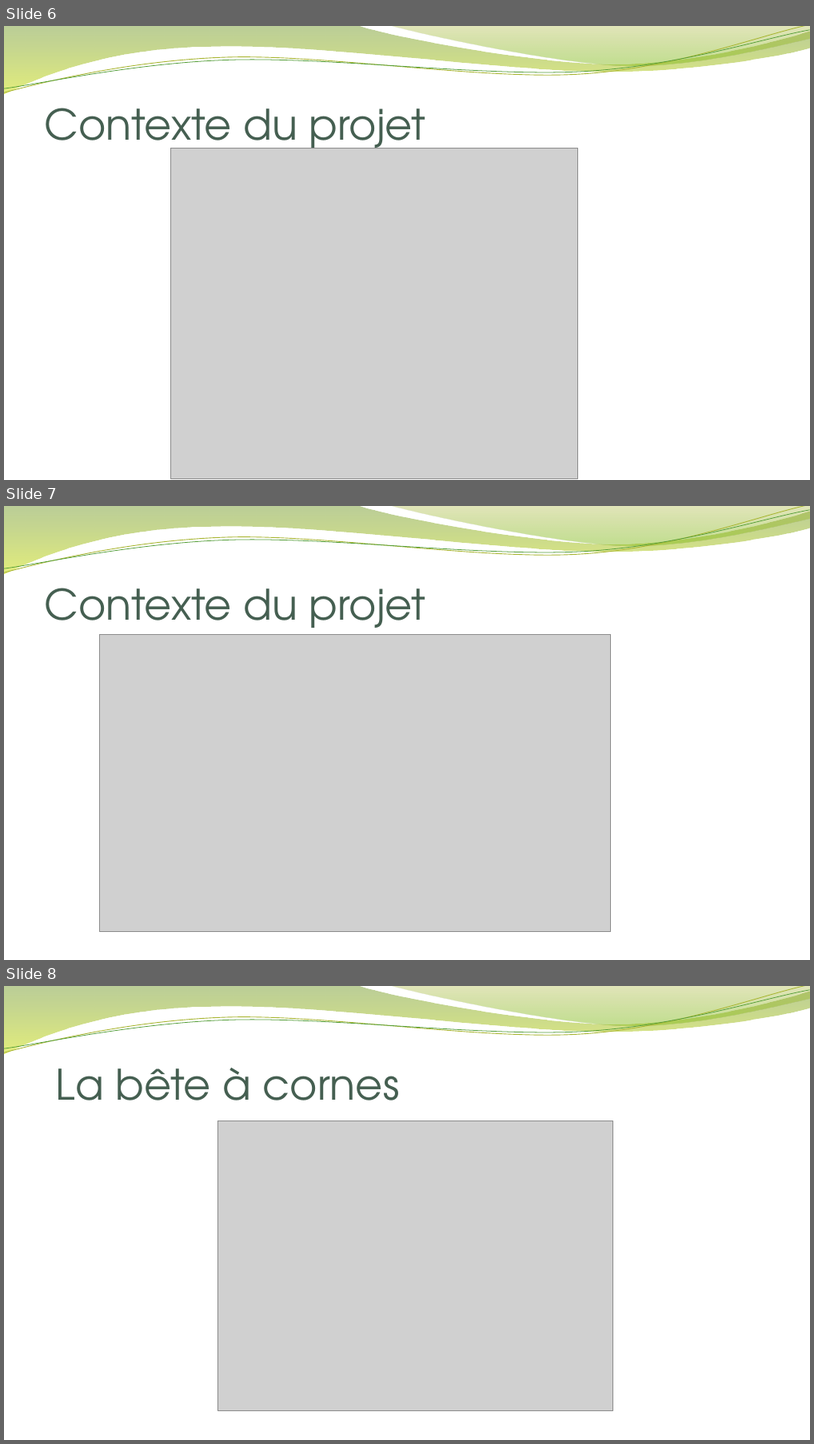
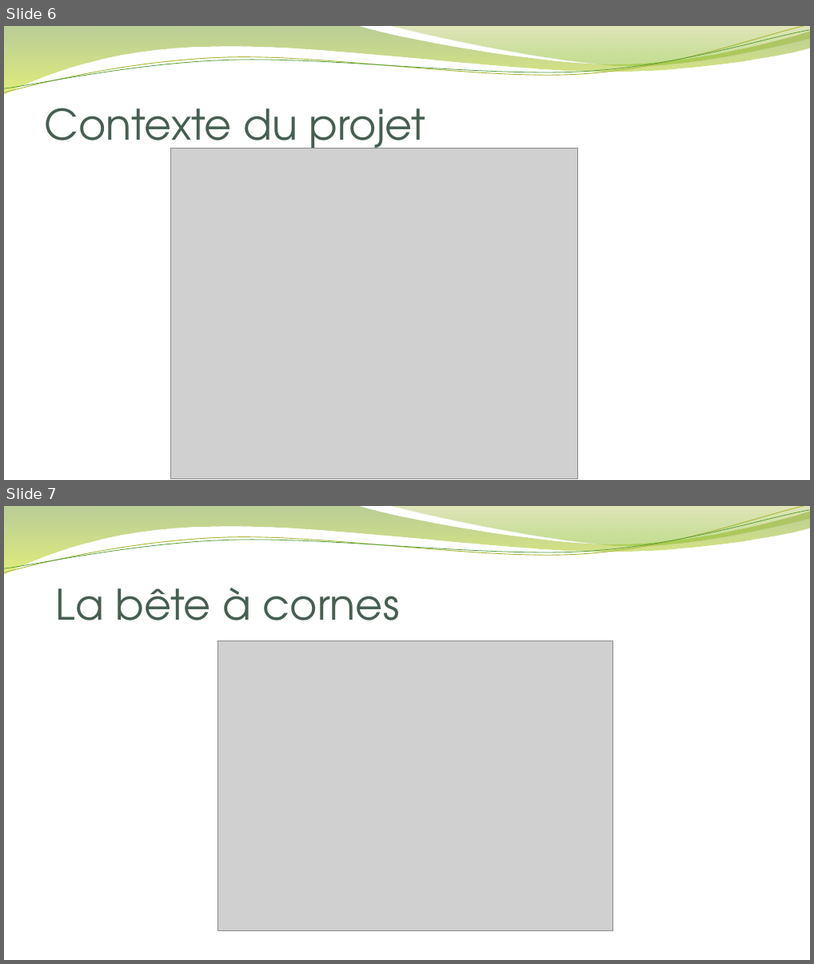
Before and after one commit to AceTBan/ProjetFilRouge, a slide deck: Présentation du titre pro/Dossier Professionnel v1.pptx. Shown one above the other, each under a label of ours: slides 6, 7 and 8 before the commit, slides 6 and 7 after it. The pictures are 814x1444 and 814x964 pixels, drawn with LibreOffice and Linux fonts; fonts in the diff are those of the drawing; grey boxes stand for pictures; background and template pictures are left out. Boxes give left, top, right and bottom in pixels: in the first picture for what was removed or moved away, otherwise in the second. Text is boxed around its words. In the diff, an @@ line names an element or a change of style, - is before the commit and + after.

Commit message:
le bon commit de midi avec les retour sur le power point

```diff
--- a/Présentation du titre pro/Dossier Professionnel v1.pptx
+++ b/Présentation du titre pro/Dossier Professionnel v1.pptx
@@ slide 7 removed at bbox=[4, 506, 810, 960], background picture (left out); not listed: 4 template elements that a slide beside it also shows @@
@@ text removed at bbox=[44, 588, 426, 639] @@
-Contexte du projet
@@ picture removed at bbox=[99, 634, 610, 932] @@
@@ what was slide 8 is now slide 7 @@
```
